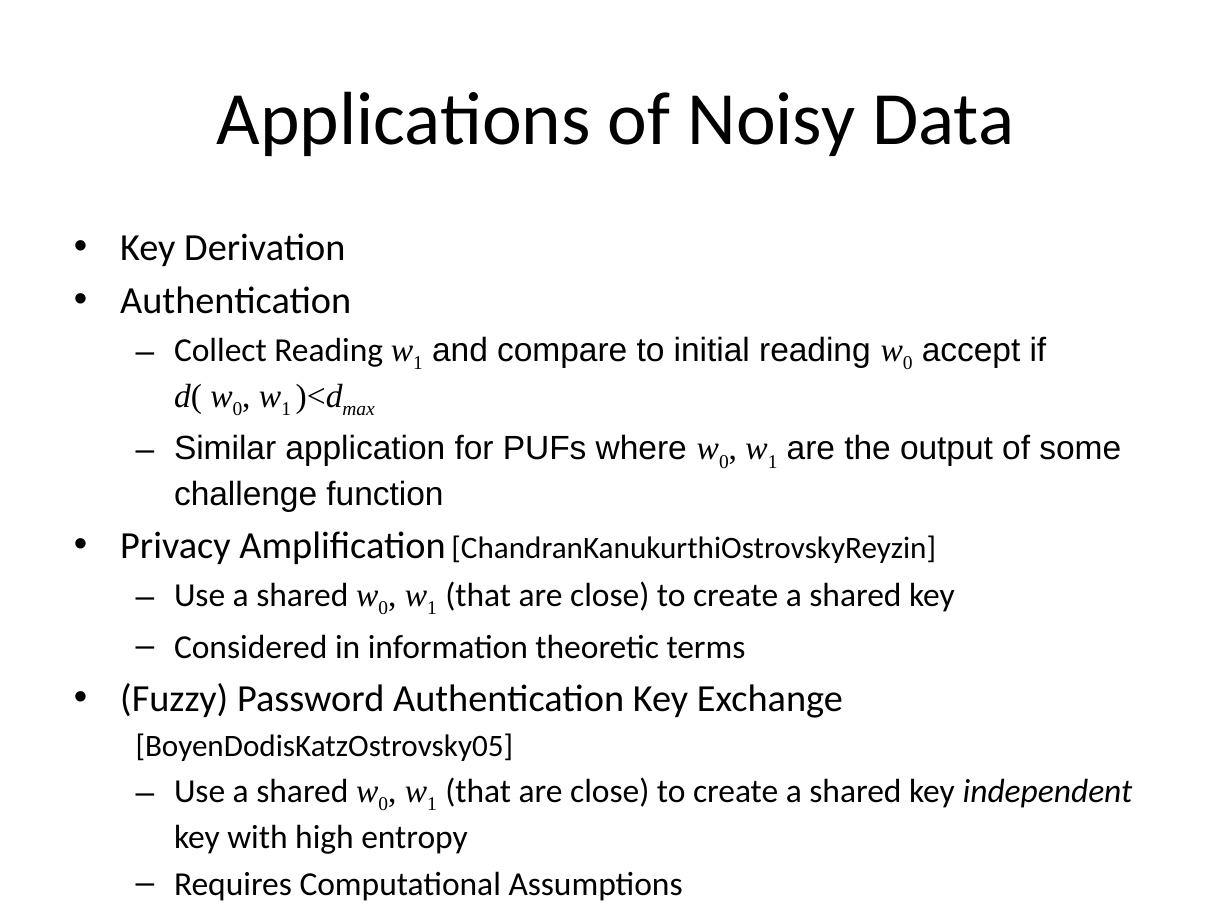
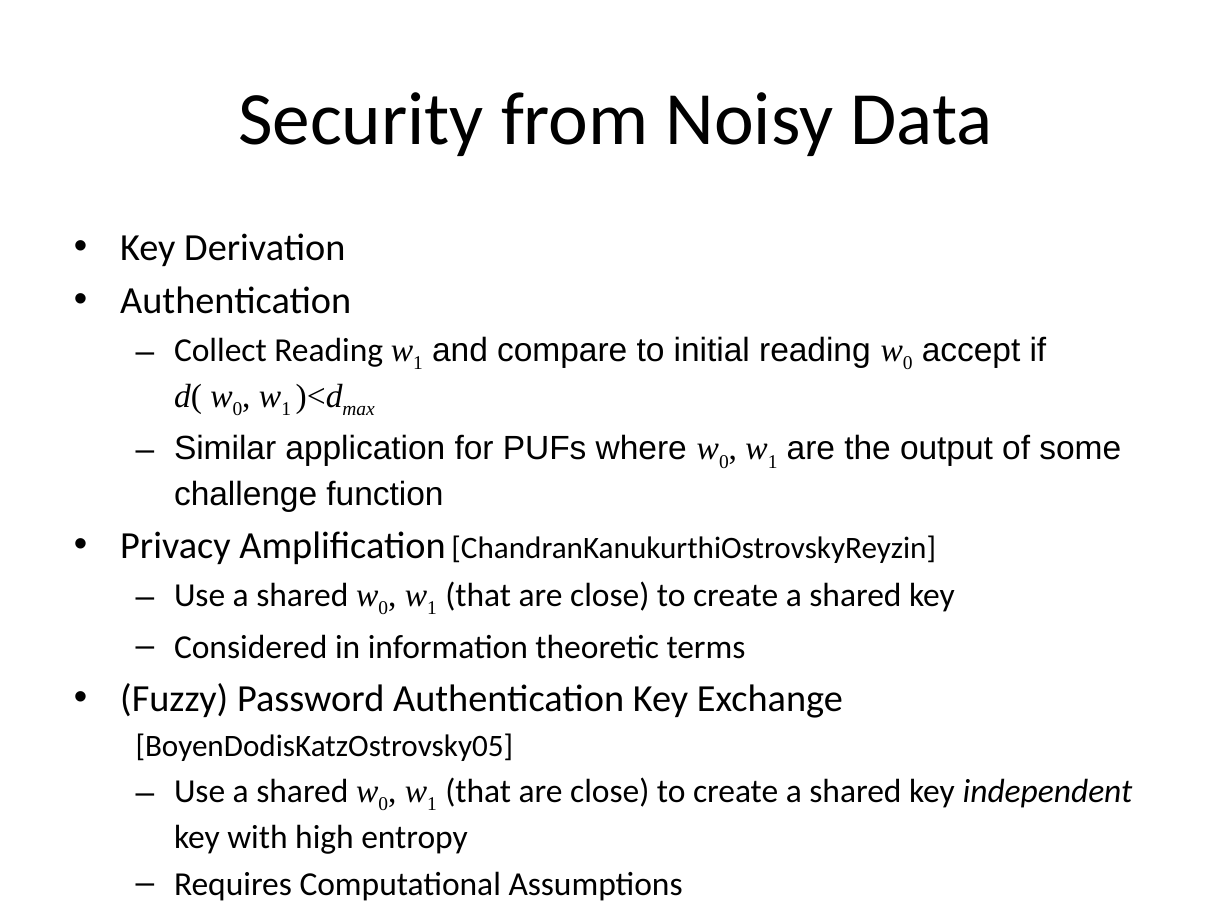
Before and after one commit to xianruimeng/comp-fuzzy-ext, a slide deck: slide 4 of ComputationalFuzzyExtractors.pptx. Drawn at 1232x924 pixels with LibreOffice and Linux fonts; fonts in the diff are those of the drawing. Boxes give left, top, right and bottom in pixels: in the first picture for what was removed or moved away, otherwise in the second. Text is boxed around its words. In the diff, an @@ line names an element or a change of style, - is before the commit and + after.

```diff
--- a/ComputationalFuzzyExtractors.pptx
+++ b/ComputationalFuzzyExtractors.pptx
@@ title at (238,92,992,156): text changed @@
-Applications of Noisy Data
+Security from Noisy Data
```
Also in this commit, not shown: 14 other slides changed, 11 slides added, 1 slide removed.
